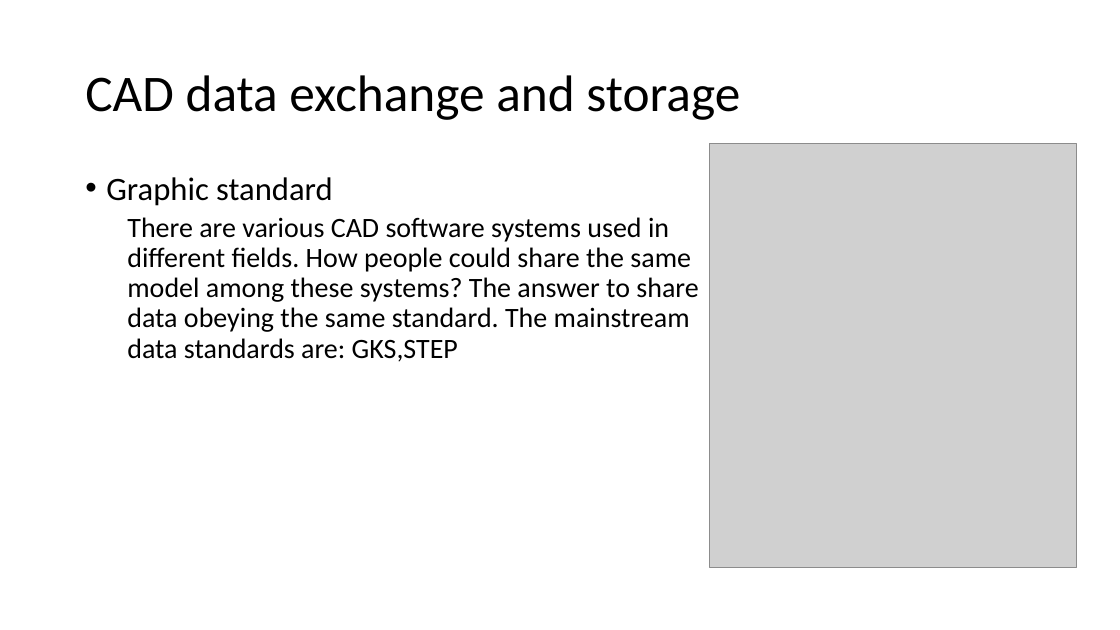
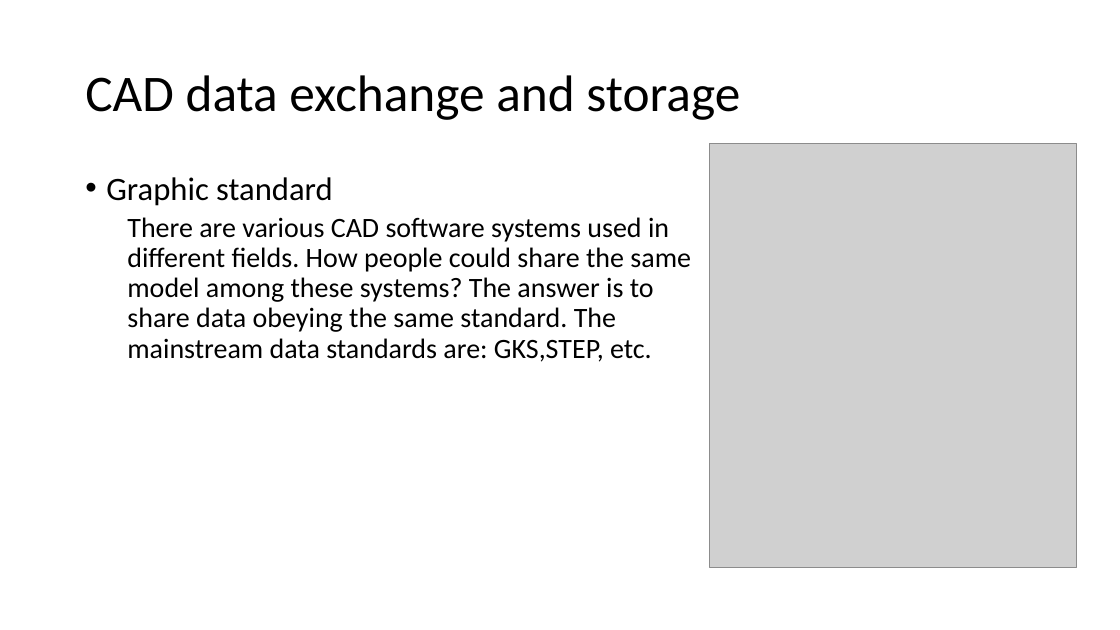
Before and after one commit to Jinny-Ching/cad_cam_course, a slide deck: slide 21 of CAD_CAM.pptx. Drawn at 1120x630 pixels with LibreOffice and Linux fonts; fonts in the diff are those of the drawing; grey boxes stand for pictures. Boxes give left, top, right and bottom in pixels: in the first picture for what was removed or moved away, otherwise in the second. Text is boxed around its words. In the diff, an @@ line names an element or a change of style, - is before the commit and + after.

Commit message:
goemetric modelling-curve

```diff
--- a/CAD_CAM.pptx
+++ b/CAD_CAM.pptx
@@ text at (127,217,691,362): text changed @@
-  There are various CAD software systems used in different fields. How people could share the same model among these systems? The answer to share data obeying the same standard. The mainstream data standards are: GKS,STEP
+  There are various CAD software systems used in different fields. How people could share the same model among these systems? The answer is to share data obeying the same standard. The mainstream data standards are: GKS,STEP, etc.
```
Also in this commit, not shown: 6 other slides changed, 9 slides added, 1 slide removed.
